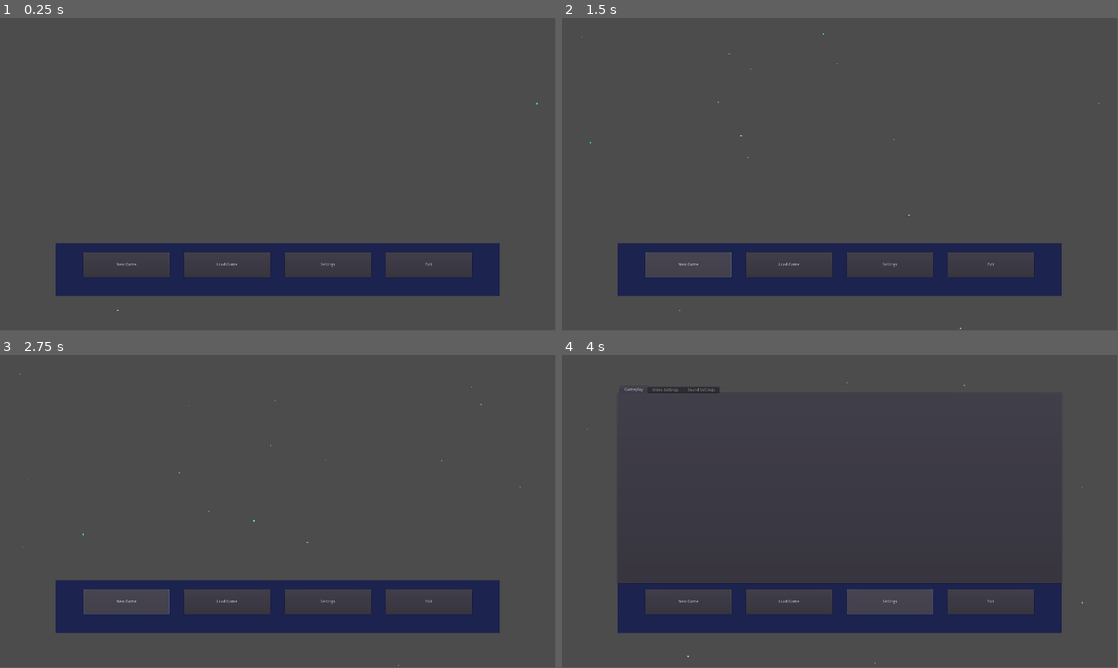
Above: before the commit, frames 1-4 (two rows, left to right).
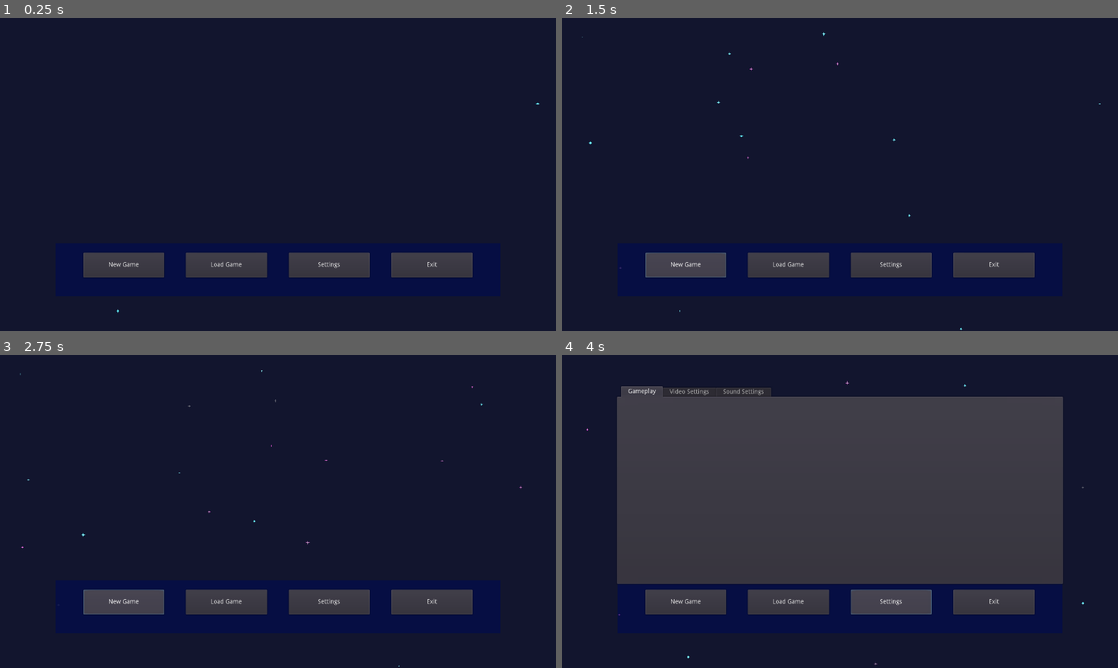
Above: after the commit, the same moments.

Repository: ASDelmagad/pixelated_stellaris
Game: Godot game, scene res://scenes/MainMenu.tscn
Same seed, same stepped clock (60 frames per second), same inputs: the game is played once before the commit and once after it.
Inputs:
- Up to frame 1 (0.25 s): no input
- Up to frame 2 (1.5 s): click "New Game" at 0.5 s; click "New Game" at 1.25 s
- Up to frame 3 (2.75 s): click "New Game" at 2 s
- Up to frame 4 (4 s): click "Load Game" at 2.75 s; click "Settings" at 3.5 s
In our replay, the window is 799x449 before the commit and 800x450 after it. These sizes can differ from the game's own. Grey fills any space a smaller window leaves; there, only what the larger window draws over its background counts as a difference.

The runs differ from the first frame. In frame 1, 87% of the frame differs, in the area x 0-100%, y 0-100%; in frame 2, 87%; in frame 3, 87%; in frame 4, 40%.
Error before the commit: Trying to assign value of type 'Nil' to a variable of type 'Array'. (res://scenes/SettingsMenu/SettingsMenu.gd:38)

Commit message:
Updating settings menu

Diff:
--- a/project.godot
+++ b/project.godot
@@ -19,6 +19,7 @@
 window/size/width=1920
 window/size/height=1080
 window/size/resizable=false
+window/size/fullscreen=true
 window/stretch/aspect="expand"
 
 [physics]
--- a/scenes/Background.tscn
+++ b/scenes/Background.tscn
@@ -6,12 +6,15 @@
 anchor_right = 1.0
 anchor_bottom = 1.0
 script = ExtResource( 1 )
-__meta__ = {
-"_edit_use_anchors_": false
-}
 
 [node name="Timer" type="Timer" parent="."]
 wait_time = 0.1
 autostart = true
 
+[node name="ColorRect" type="ColorRect" parent="."]
+anchor_right = 1.0
+anchor_bottom = 1.0
+mouse_filter = 2
+color = Color( 0.0705882, 0.0823529, 0.180392, 1 )
+
 [connection signal="timeout" from="Timer" to="." method="_on_Timer_timeout"]
--- a/scenes/SettingsMenu.tscn
+++ b/scenes/SettingsMenu.tscn
@@ -4,15 +4,10 @@
 [ext_resource path="res://scenes/SettingsMenu/Resolutions.gd" type="Script" id=2]
 [ext_resource path="res://scenes/SettingsMenu/FullScreen.gd" type="Script" id=3]
 
-[node name="SettingsMenu" type="Control" groups=[
-"settings",
-]]
+[node name="SettingsMenu" type="Control" groups=["settings"]]
 anchor_right = 1.0
 anchor_bottom = 1.0
 script = ExtResource( 1 )
-__meta__ = {
-"_edit_use_anchors_": false
-}
 
 [node name="TabContainer" type="TabContainer" parent="."]
 anchor_right = 1.0
@@ -57,18 +52,14 @@
 margin_bottom = 27.0
 text = "  Resolution: "
 
-[node name="Resolutions" type="OptionButton" parent="TabContainer/Video Settings/ScrollContainer/VBoxContainer/HBoxContainer" groups=[
-"settings",
-]]
+[node name="Resolutions" type="OptionButton" parent="TabContainer/Video Settings/ScrollContainer/VBoxContainer/HBoxContainer" groups=["settings"]]
 margin_left = 88.0
 margin_right = 182.0
 margin_bottom = 40.0
 text = "resolution"
 script = ExtResource( 2 )
 
-[node name="FullScreen" type="CheckButton" parent="TabContainer/Video Settings/ScrollContainer/VBoxContainer/HBoxContainer" groups=[
-"settings",
-]]
+[node name="FullScreen" type="CheckButton" parent="TabContainer/Video Settings/ScrollContainer/VBoxContainer/HBoxContainer" groups=["settings"]]
 margin_left = 186.0
 margin_right = 340.0
 margin_bottom = 40.0
@@ -85,5 +76,5 @@
 margin_bottom = -4.0
 
 [connection signal="item_selected" from="TabContainer/Video Settings/ScrollContainer/VBoxContainer/HBoxContainer/Resolutions" to="TabContainer/Video Settings/ScrollContainer/VBoxContainer/HBoxContainer/Resolutions" method="_on_OptionButton_item_selected"]
+[connection signal="toggled" from="TabContainer/Video Settings/ScrollContainer/VBoxContainer/HBoxContainer/FullScreen" to="TabContainer/Video Settings/ScrollContainer/VBoxContainer/HBoxContainer/Resolutions" method="_on_FullScreen_toggled"]
 [connection signal="toggled" from="TabContainer/Video Settings/ScrollContainer/VBoxContainer/HBoxContainer/FullScreen" to="TabContainer/Video Settings/ScrollContainer/VBoxContainer/HBoxContainer/FullScreen" method="_on_FullScreen_toggled"]
-[connection signal="toggled" from="TabContainer/Video Settings/ScrollContainer/VBoxContainer/HBoxContainer/FullScreen" to="." method="_on_CheckButton_toggled"]
--- a/scenes/SettingsMenu/FullScreen.gd
+++ b/scenes/SettingsMenu/FullScreen.gd
@@ -9,8 +9,10 @@
 # Called when the node enters the scene tree for the first time.
 func _ready():
 	root = get_tree().get_nodes_in_group("settings")[0]
-	self.toggle_mode = OS.window_fullscreen
 
 func _on_FullScreen_toggled(button_pressed):
-	root.saveSetting("VideoSettings", "FullScreen", button_pressed)
+	root.setSetting("VideoSettings", "FullScreen", button_pressed)
 	OS.window_fullscreen = button_pressed
+
+func fullscreen_loaded(fullscreen):
+	self.pressed = fullscreen
--- a/scenes/SettingsMenu/Resolutions.gd
+++ b/scenes/SettingsMenu/Resolutions.gd
@@ -14,33 +14,45 @@
 	[3200, 1800],
 	[3840, 2160]
 ]
-var resolution = [640, 360]
-
-var section = "VideoSettings"
-var key = "Resolution"
+var resolution = [1920, 1080]
 
 
 # Called when the node enters the scene tree for the first time.
 func _ready():
 	root = get_tree().get_nodes_in_group("settings")[0]
 
-	resolution = root.settings[section][key]
-	print(resolution)
+	resolution = root.settings["VideoSettings"]["Resolution"]
+
 	for i in range(0, resolutions.size()):
-		print(i)
-		self.add_item("{0}x{1}".format([resolutions[i][0], resolutions[i][1]]), i)
+		var width = resolutions[i][0]
+		var height = resolutions[i][1]
+
+		self.add_item("{0}x{1}".format([width, height]), i)
 
 # Called every frame. 'delta' is the elapsed time since the previous frame.
 #func _process(delta):
 #	pass
 
-
 func _on_OptionButton_item_selected(id):
 	var value = [resolutions[id][0], resolutions[id][1]]
 
 	resolution = value
-	root.saveSetting(section, key, value)
+	root.setSetting("VideoSettings", "Resolution", value)
 	set_resolution(value)
+
+func resolution_loaded(value):
+	resolution = value
+
+	for i in range(0, resolutions.size()):
+		var width = resolutions[i][0]
+		var height = resolutions[i][1]
+
+		if resolution[0] == width && resolution[1] == height:
+			self.selected = i
 
 func set_resolution(value):
 	OS.window_size = Vector2(value[0], value[1])
+
+
+func _on_FullScreen_toggled(button_pressed):
+	set_resolution(resolution)
--- a/scenes/SettingsMenu/SettingsMenu.gd
+++ b/scenes/SettingsMenu/SettingsMenu.gd
@@ -4,15 +4,13 @@
 # Declare member variables here. Examples:
 # var a = 2
 # var b = "text"
-var fileLocation = "user://settings.cfg"
-
 var settings = {
 	"GameplaySettings":{
 
 	},
 	"VideoSettings":{
-		"Resolution":[640, 360],
-		"FullScreen":false
+		"Resolution":[1920, 1080],
+		"FullScreen":true
 	},
 	"SoundSettings":{
 
@@ -20,31 +18,44 @@
 }
 var settingsFile = ConfigFile.new()
 
+
 # Called when the node enters the scene tree for the first time.
 func _ready():
-	settingsFile.load(fileLocation)
+	loadSettingsFile(settingsFile, "res://settings.cfg")
 
-	loadVideoSettings(settingsFile)
-	reloadSettings()
+	applySettings()
 
-func loadVideoSettings(fileVar: ConfigFile):
-	var section = "VideoSettings"
+func _exit_tree():
+	settingsFile.save("res://settings.cfg")
 
-	for key in settings[section].keys():
-		settings[section][key] = fileVar.get_value(section, key)
+func loadSettingsFile(settingsVar: ConfigFile, file: String):
+	settingsVar.load(file)
 
-func reloadSettings():
+	for section in settings.keys():
+		print(section)
+		for key in settings[section].keys():
+			print(key)
+			if !settingsVar.has_section_key(section, key):
+				settingsVar.set_value(section, key, settings[section][key])
+			else:
+				settings[section][key] = settingsVar.get_value(section, key)
+
+	settingsVar.save(file)
+
+func applySettings():
 	var videoSettings: Dictionary = settings['VideoSettings']
 	var resolution: Array = videoSettings['Resolution']
-	var fullScreen = videoSettings['Fullscreen']
+	var fullScreen = videoSettings['FullScreen']
 
 	OS.window_size = Vector2(resolution[0], resolution[1])
 	OS.window_fullscreen = fullScreen
 
-func saveSetting(section, key, value):
+	$"TabContainer/Video Settings/ScrollContainer/VBoxContainer/HBoxContainer/Resolutions".resolution_loaded(resolution)
+	$"TabContainer/Video Settings/ScrollContainer/VBoxContainer/HBoxContainer/FullScreen".fullscreen_loaded(fullScreen)
+
+func setSetting(section, key, value):
 	settings[section][key] = value
 	settingsFile.set_value(section, key, value)
-	settingsFile.save(fileLocation)
 
 # Called every frame. 'delta' is the elapsed time since the previous frame.
 #func _process(delta):
--- /dev/null
+++ b/settings.cfg
@@ -0,0 +1,4 @@
+[VideoSettings]
+
+FullScreen=true
+Resolution=[ 1280, 720 ]
Not shown, changed: pixel_stellaris.exe
Not shown, changed: pixel_stellaris.pck
